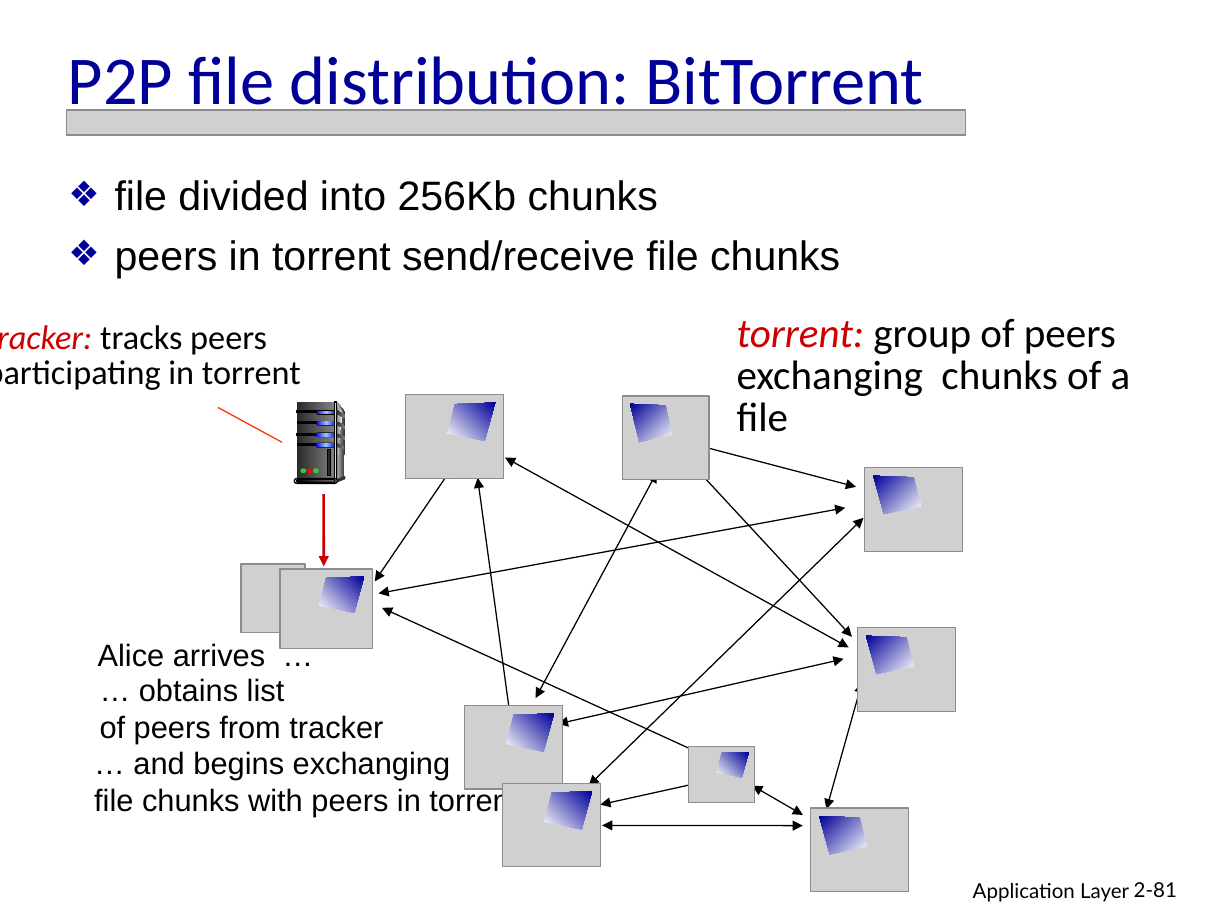
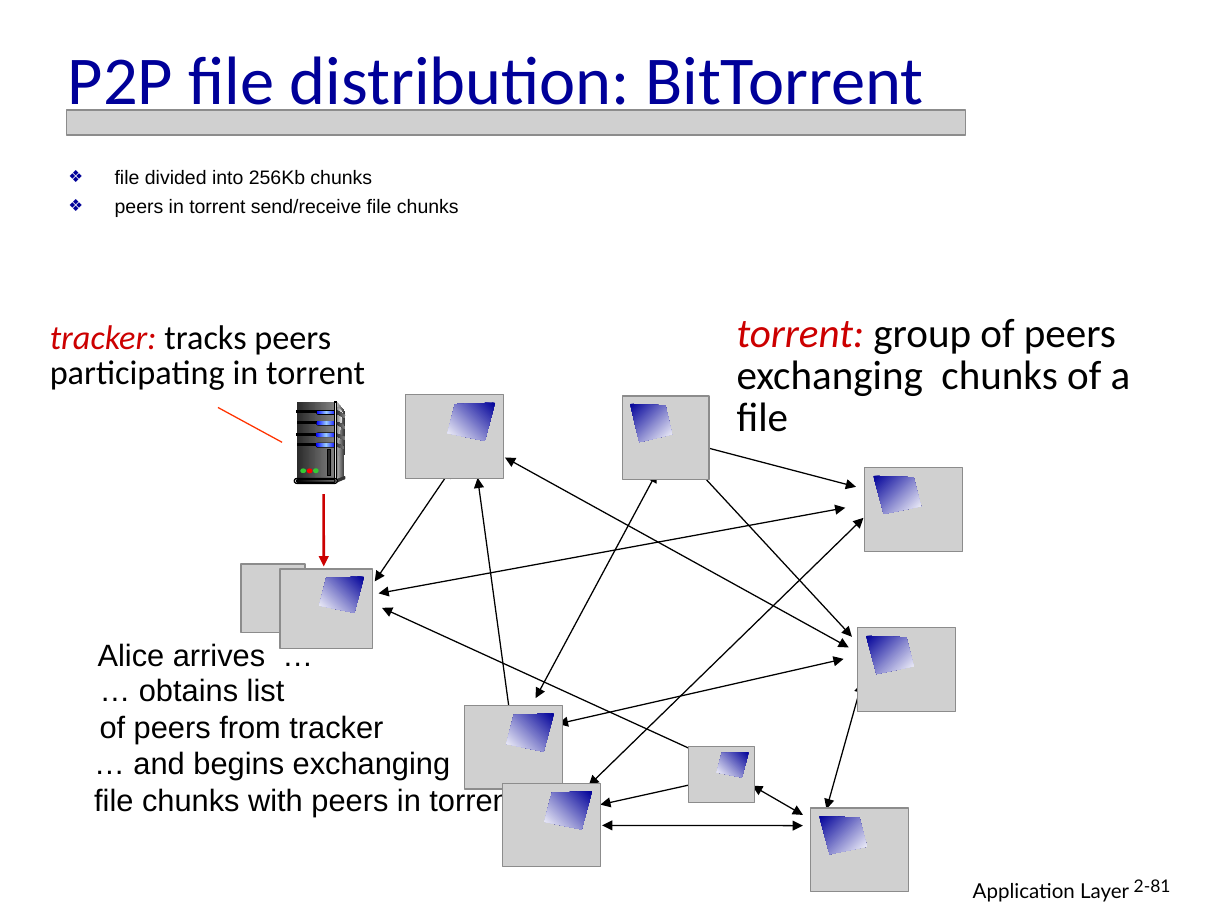
Before and after one commit to JohnNixon6972/5th-Sem-ISE, a slide deck: slide 81 of Computer Network/CHAPTER-2-PPT.ppt. Drawn at 1232x924 pixels with LibreOffice and Linux fonts; fonts in the diff are those of the drawing; grey boxes stand for pictures. Boxes give left, top, right and bottom in pixels: in the first picture for what was removed or moved away, otherwise in the second. Text is boxed around its words. In the diff, an @@ line names an element or a change of style, - is before the commit and + after.

```diff
--- a/Computer Network/CHAPTER-2-PPT.ppt
+++ b/Computer Network/CHAPTER-2-PPT.ppt
@@ text "file divided into 256Kb chunks" at bbox=[115, 170, 459, 217]: size 24 to 11.4 pt; line spacing 1 to 0.8 @@
@@ text "tracker: tracks peers" rewrapped from bbox=[0, 325, 301, 390] to bbox=[50, 325, 365, 390] @@
@@ freeform shape at bbox=[335, 402, 345, 479]: fill gradient #333333 to #DDDDDD to gradient #DDDDDD to #333333 @@
@@ freeform shape at bbox=[336, 407, 342, 478]: fill gradient #F8F8F8 to #808080 to gradient #808080 to #F8F8F8 @@
@@ freeform shape at bbox=[335, 444, 345, 450]: fill gradient #808080 to #292929 to gradient #292929 to #808080 @@
@@ freeform shape at bbox=[336, 421, 345, 429]: fill gradient #808080 to #292929 to gradient #292929 to #808080 @@
@@ fill gradient #FFFFFF to #000099 to gradient #000099 to #FFFFFF in 9 elements at bbox=[319, 577, 363, 612], bbox=[506, 713, 554, 752], bbox=[545, 791, 593, 829], bbox=[866, 636, 914, 674], bbox=[819, 816, 867, 854], bbox=[873, 476, 922, 514], bbox=[630, 404, 671, 442], bbox=[447, 403, 495, 441], bbox=[717, 752, 749, 777] @@
@@ page number at bbox=[1134, 879, 1171, 892]: size 12 to 10.2 pt; line spacing 1 to 0.9 @@
```
Also in this commit, not shown: 86 other slides changed, 2 other files.
